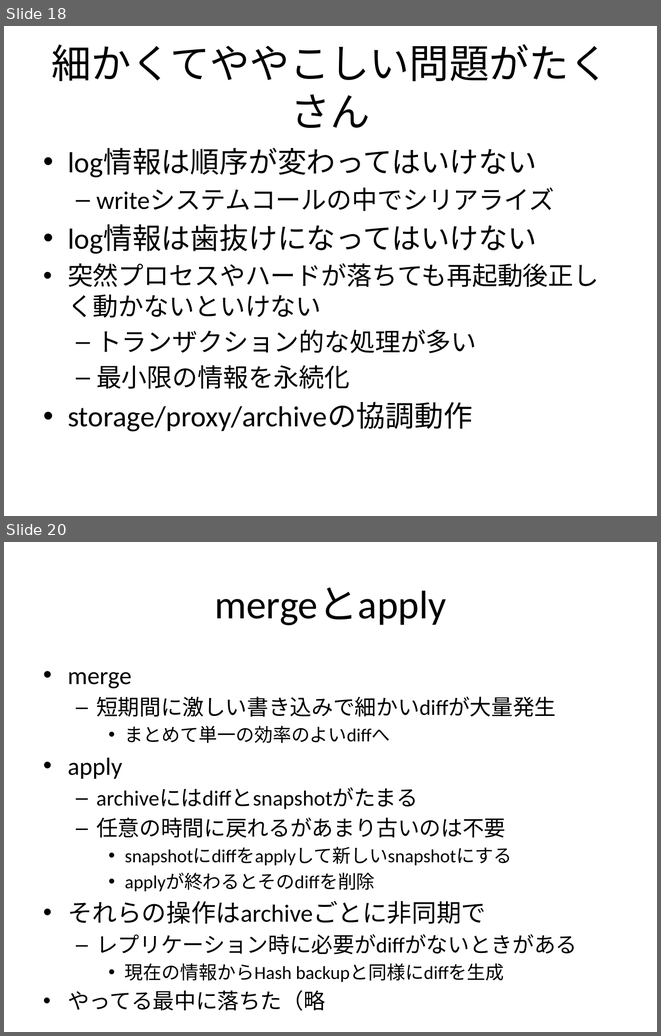
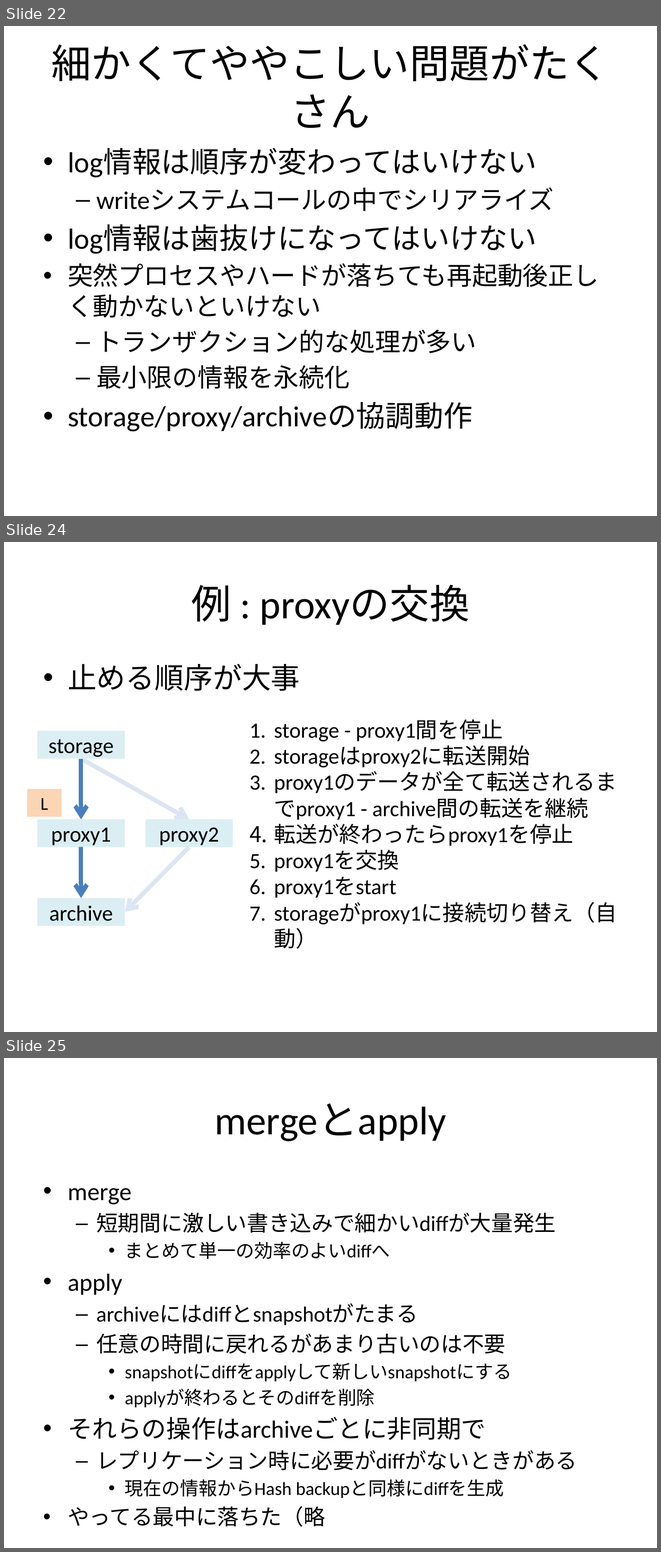
Before and after one commit to walb-linux/walb-tools, a slide deck: doc/walb-is-hard.pptx. Shown one above the other, each under a label of ours: slides 18 and 20 before the commit, slides 22, 24 and 25 after it; the slides between them are not shown. The pictures are 661x1036 and 661x1552 pixels, drawn with LibreOffice and Linux fonts; fonts in the diff are those of the drawing. Boxes give left, top, right and bottom in pixels: in the first picture for what was removed or moved away, otherwise in the second. Text is boxed around its words. In the diff, an @@ line names an element or a change of style, - is before the commit and + after.

```diff
--- a/doc/walb-is-hard.pptx
+++ b/doc/walb-is-hard.pptx
@@ slide 24 added at [4, 542, 657, 1032], background #FFFFFF @@
@@ title added at [191, 585, 470, 625], 44 pt, text #000000 @@
+例 : proxyの交換
@@ text added at [68, 663, 300, 691], 32 pt, text #000000 @@
+• 止める順序が大事
@@ rectangle added at [37, 731, 125, 759], fill #DBEEF4, 24 pt, text #000000 @@
+storage
@@ text added at [274, 720, 617, 949], 24 pt, text #000000 @@
+1. storage - proxy1間を停止
+2. storageはproxy2に転送開始
+3. proxy1のデータが全て転送されるまでproxy1 - archive間の転送を継続
+4. 転送が終わったらproxy1を停止
+5. proxy1を交換
+6. proxy1をstart
+7. storageがproxy1に接続切り替え（自動）
@@ arrow added from (81, 759) to (189, 819), #DCE6F2 4.75 pt @@
@@ arrow added from (81, 759) to (81, 819), #4B7EBC 4.75 pt @@
@@ rectangle added at [27, 789, 61, 817], fill #FCD5B5, 20 pt, text #000000 @@
+L
@@ rectangle added at [37, 819, 125, 847], fill #DBEEF4, 24 pt, text #000000 @@
+proxy1
@@ rectangle added at [146, 819, 233, 847], fill #DBEEF4, 24 pt, text #000000 @@
+proxy2
@@ arrow added from (81, 847) to (81, 898), #4B7EBC 4.75 pt @@
@@ arrow added from (189, 847) to (125, 911), #DCE6F2 4.75 pt @@
@@ rectangle added at [37, 898, 125, 926], fill #DBEEF4, 24 pt, text #000000 @@
+archive
@@ what was slide 18 is now slide 22 @@
@@ what was slide 20 is now slide 25 @@
```
Also in this commit, not shown: 14 slides changed, 4 other slides added, 1 slide removed.
